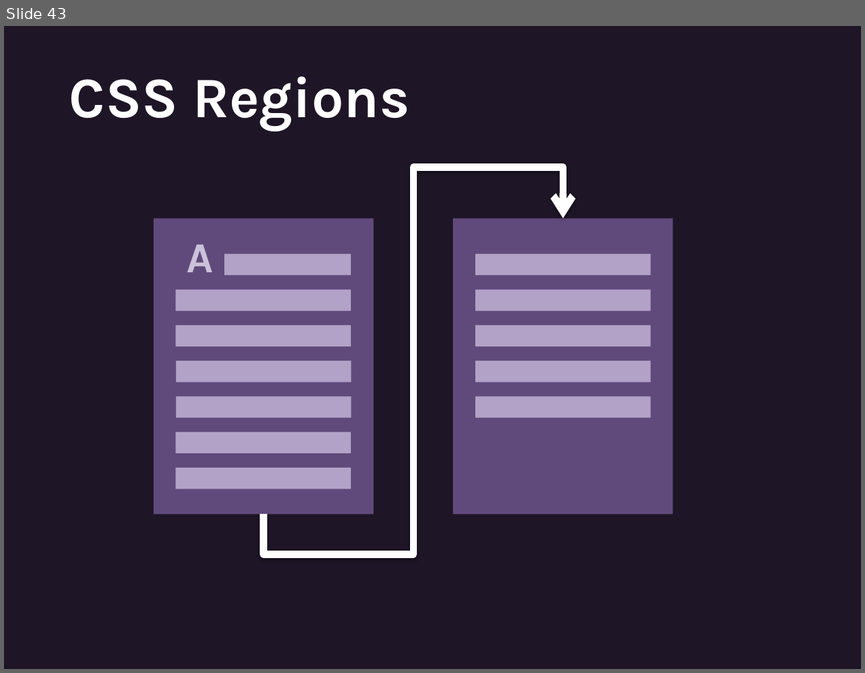
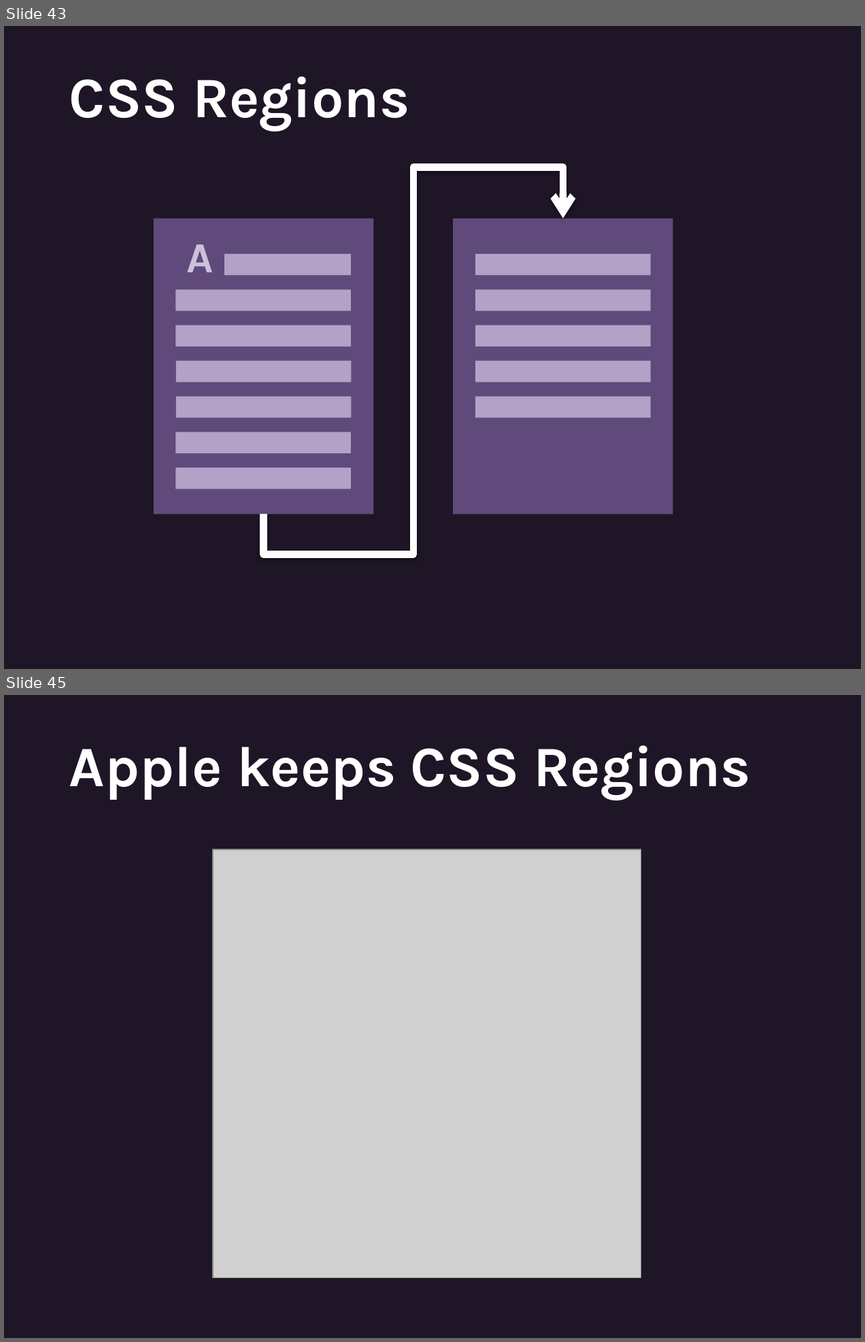
Before and after one commit to oslego/css-layout-workshop-march2014, a slide deck: slides.pptx. Shown one above the other, each under a label of ours: slide 43 before the commit, slides 43 and 45 after it; the slides between them are not shown. The pictures are 865x673 and 865x1342 pixels, drawn with LibreOffice and Linux fonts; fonts in the diff are those of the drawing; grey boxes stand for pictures. Boxes give left, top, right and bottom in pixels: in the first picture for what was removed or moved away, otherwise in the second. Text is boxed around its words. In the diff, an @@ line names an element or a change of style, - is before the commit and + after.

```diff
--- a/slides.pptx
+++ b/slides.pptx
@@ slide 45 added at <box>4,695,861,1338</box>, background #1E1526 @@
@@ text added at <box>69,745,751,800</box>, 48 pt, text #FFFFFF, bold @@
+Apple keeps CSS Regions
@@ picture added at <box>213,849,641,1278</box> @@
```
Also in this commit, not shown: 2 slides changed, 2 other slides added, 1 other file.
